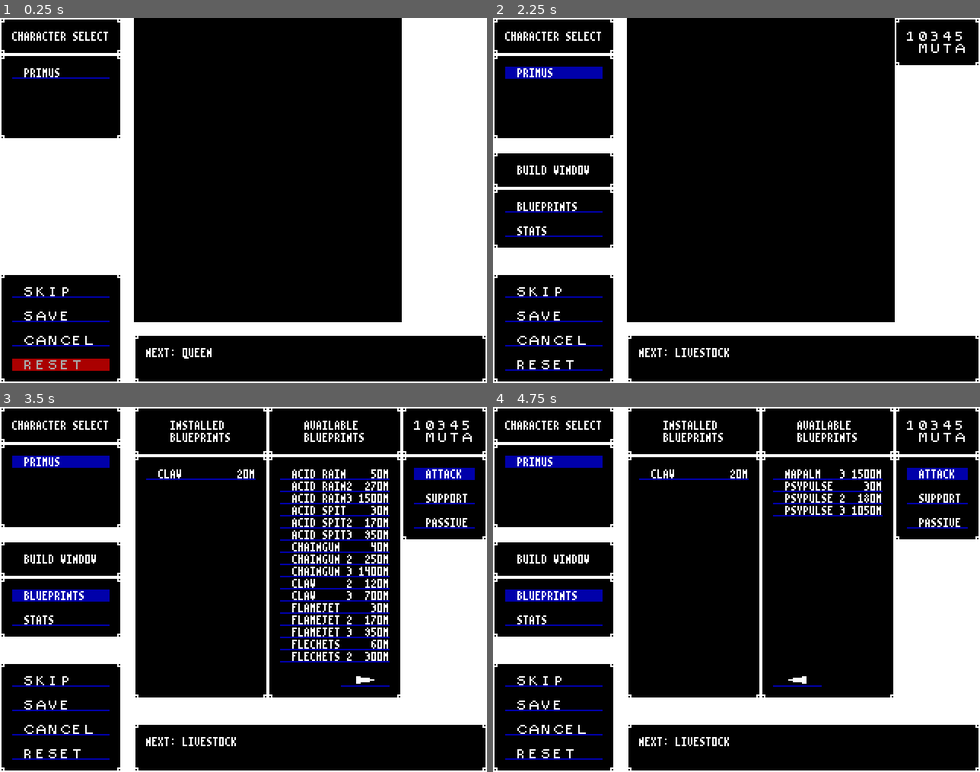
Above: before the commit, frames 1-4 (two rows, left to right).
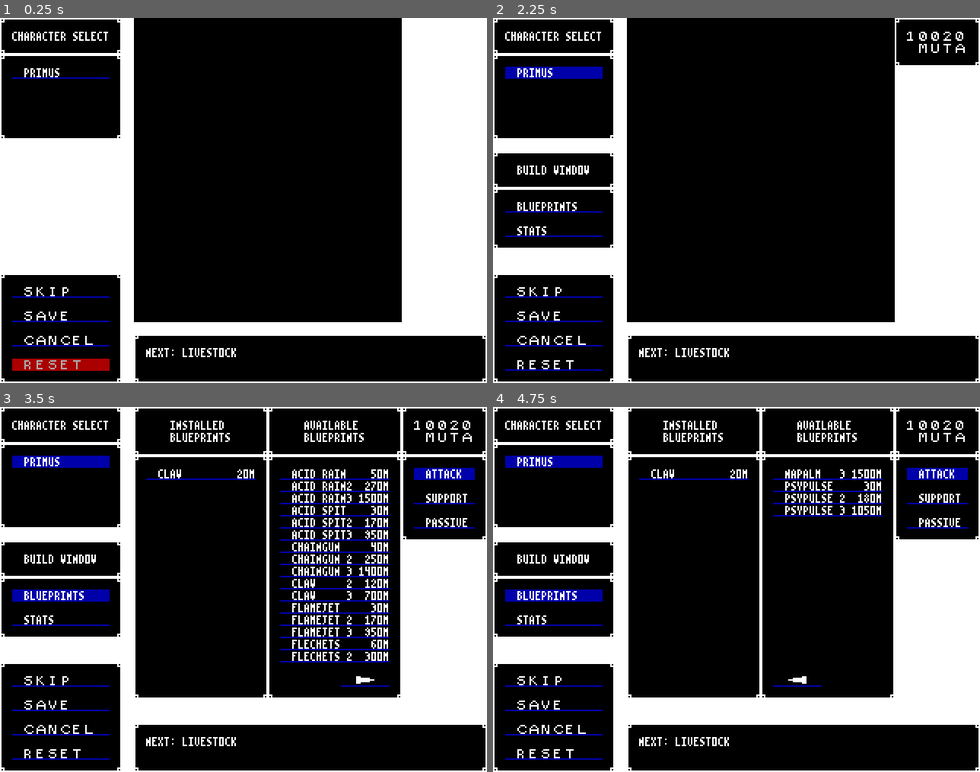
Above: after the commit, the same moments.

Repository: BeamBrain1/Morphose
Game: Godot game, scene res://Scenes/Global/root.tscn
Two runs of this game, one before a commit and one after it. Both use one fixed random seed, a clock stepped at 60 frames per second and the inputs below.
Inputs (mouse positions are in pixels of both pictures, inside the frame that each line leads up to):
- Up to frame 1 (0.25 s): no input
- Up to frame 2 (2.25 s): click "SKIP" at 0.5 s; click "SKIP" at 1.25 s; click "PRIMUS" at 2 s
- Up to frame 3 (3.5 s): click "BLUEPRINTS" at 2.75 s
- Up to frame 4 (4.75 s): click (858, 680) at 3.5 s; click (858, 680) at 4.25 s

The runs differ from the first frame. In frame 1, 0.1% of the frame differs, in the area x 37-49%, y 90-94%; in frame 2, less than 0.1%; in frame 3, less than 0.1%; in frame 4, less than 0.1%.

Commit message:
daily update

Diff:
--- a/Scenes/Global/Tables/EncounterTable.gd
+++ b/Scenes/Global/Tables/EncounterTable.gd
@@ -10,8 +10,6 @@
 
 static func buildEncounterList() -> void:
 	table = []
-
-	table.append([enemy("Queen")]) # Temporary
 
 	table.append([enemy("Livestock")])
 	table.append([enemy("Livestock")])
@@ -33,6 +31,7 @@
 	table.append([enemy("Pyroid"), enemy("Brute"), enemy("Pyroid")])
 	table.append([enemy("Pyroid"), enemy("Gang Boss"), enemy("Brute")])
 	table.append([enemy("Hunter"), enemy("Darter"), enemy("Shellon")])
+	table.append([enemy("Queen")])
 
 
 # Returns encounter at index
--- a/Scenes/Global/Tables/EnemyTable.gd
+++ b/Scenes/Global/Tables/EnemyTable.gd
@@ -133,25 +133,38 @@
 
 	### SKELETON FOREST ###
 	# This section will teach the importance of crowd control
+
+	current_enemy = EnemyType.new()
+	current_enemy.name = "Pack Bug"
+	current_enemy.hp = 60
+	current_enemy.tech_points = 20
+	current_enemy.attack = 18
+	current_enemy.defense = 12
+	current_enemy.senses = 15
+	current_enemy.speed = 18
+	current_enemy.installBlueprintByNameAndTier("Claw", 1)
+	current_enemy.installBlueprintByNameAndTier("Acid Spit", 1)
+	addEnemyToTable(current_enemy)
+
 	current_enemy = EnemyType.new()
 	current_enemy.name = "Swarmer"
 	current_enemy.hp = 10
 	current_enemy.tech_points = 20
 	current_enemy.attack = 15
 	current_enemy.defense = 3
-	current_enemy.senses = 8
-	current_enemy.speed = 8
+	current_enemy.senses = 10
+	current_enemy.speed = 12
 	current_enemy.installBlueprintByNameAndTier("Laser", 1)
 	addEnemyToTable(current_enemy)
 
 	current_enemy = EnemyType.new()
 	current_enemy.name = "Queen"
-	current_enemy.hp = 250
+	current_enemy.hp = 300
 	current_enemy.tech_points = 50
-	current_enemy.attack = 10
+	current_enemy.attack = 1
 	current_enemy.defense = 20
 	current_enemy.senses = 5
-	current_enemy.speed = 16
+	current_enemy.speed = 20
 	current_enemy.installBlueprintByNameAndTier("Swarm", 1)
 	current_enemy.installBlueprintByNameAndTier("Marshal", 1)
 	addEnemyToTable(current_enemy)
Not shown, changed: blueprints.dat
